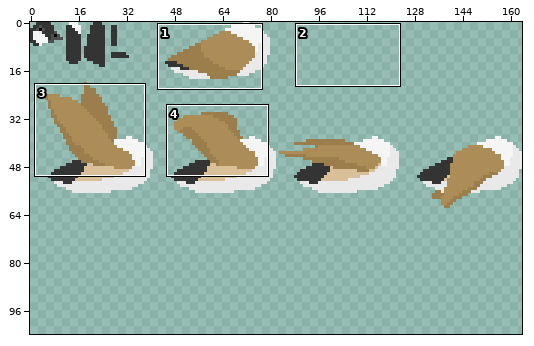
A sprite sheet gets an edit: Assets/Sprites/New Stuff/Character Related/GOOSE - Spritesheet.png. Above: a wide view before the commit, with the close-up outlined.
Close-up. Old version:
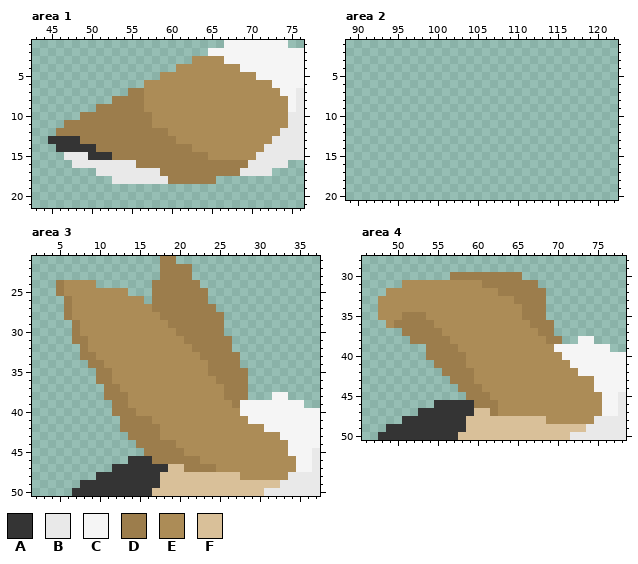
The file is 164x62 pixels. Colours within 5 levels of each other are drawn and written as one. Shown: area 1: x 43..76, y 1..21; area 2: x 89..122, y 1..20; area 3: x 2..37, y 21..50; area 4: x 46..78, y 28..50. The old version is drawn lined up with the new one, on the new canvas. The commit also changed other parts of the picture, which this record leaves out.
Palette (. is transparent): A #343434  B #e9e9e9  C #f5f5f5  D #9c7d4c  E #ac8c57  F #d9c099
Pixels before, area 1, first column x 45:
 1 ......................CCCCCCCC..
 2 ....................CCCCCCCCCCCC
 3 ..................EEEECCCCCCCCCC
 4 ................EEEEEEEECCCCCCCC
 5 ..............EEEEEEEEEEEECCCCCC
 6 ............EEEEEEEEEEEEEEEECCCC
 7 ..........DDEEEEEEEEEEEEEEEEECCB
 8 ........DDDDEEEEEEEEEEEEEEEEEECB
 9 ......DDDDDDEEEEEEEEEEEEEEEEEECB
10 ....DDDDDDDDDEEEEEEEEEEEEEEEEEBB
11 ..DDDDDDDDDDDEEEEEEEEEEEEEEEEEBB
12 .DDDDDDDDDDDDDDEEEEEEEEEEEEEEBBB
13 AAAADDDDDDDDDDDDEEEEEEEEEEEEBBBB
14 .AAAAADDDDDDDDDDDDEEEEEEEEEBBBBB
15 ..BBBAAADDDDDDDDDDDDEEEEEEBBBBBB
16 ...BBBBBBBBDDDDDDDDDDDDDDBBBBB..
17 ......BBBBBBBBDDDDDDDDDDBBBB....
18 ........BBBBBBBDDDDDD...........
Pixels before, area 3, first column x 5:
21 .............DD..................
22 .............DDDD................
23 .............DDDD................
24 DEEEE.......DDDDDD...............
25 DEEEEEEEE...DDDDDDD..............
26 .DEEEEEEEEE.DDDDDDD..............
27 .DEEEEEEEEEEDDDDDDDD.............
28 .DEEEEEEEEEEEDDDDDDDD............
29 ..DEEEEEEEEEEEDDDDDDD............
30 ..DEEEEEEEEEEEEDDDDDD............
31 ..DDEEEEEEEEEEEEDDDDDD...........
32 ...DEEEEEEEEEEEEEDDDDD...........
33 ...DDEEEEEEEEEEEEEDDDDD..........
34 ....DDEEEEEEEEEEEEEDDDD..........
35 .....DDEEEEEEEEEEEEDDDDD.........
36 .....DDEEEEEEEEEEEEEDDDD.........
37 ......DDEEEEEEEEEEEEEDDD.........
38 ......DDDEEEEEEEEEEEEDDD...CC....
39 .......DDEEEEEEEEEEEEEDCCCCCCCC..
40 .......DDDEEEEEEEEEEEEECCCCCCCCCC
41 ........DDDDEEEEEEEEEEEECCCCCCCCC
42 ........DDDDDEEEEEEEEEEEEECCCCCCC
43 .........DDDDEEEEEEEEEEEEEEECCCCC
44 ..........DDDDDEEEEEEEEEEEEEECCCC
45 ...........DDDDDEEEEEEEEEEEEECCCB
46 .........AAADDDDDDEEEEEEEEEEEECCB
47 .......AAAAAAAFFDDDDEEEEEEEEEECCB
48 .....AAAAAAAAFFFFFFFFFFEEEEEEBBBB
49 ...AAAAAAAAAAFFFFFFFFFFFFFFFBBBBB
50 ..AAAAAAAAAAFFFFFFFFFFFFFFBBBBBBB
Pixels before, area 4, first column x 48:
30 .........DDDDDDDDD.............
31 ...EEEEEEEEEEDDDDDDD...........
32 .EEEEEEEEEEEEEEDDDDDD..........
33 EEEEEEEEEEEEEEEEEDDDD..........
34 EEEEEEEEEEEEEEEEEEDDD..........
35 EEEDDDEEEEEEEEEEEEDDD..........
36 .EDDDDDEEEEEEEEEEEEDDD.........
37 ...DDDDDEEEEEEEEEEEEDD.........
38 ....DDDDDEEEEEEEEEEEEDD..CC....
39 ......DDDDEEEEEEEEEEEECCCCCCC..
40 ......DDDDDEEEEEEEEEEEECCCCCCCC
41 .......DDDDEEEEEEEEEEEEECCCCCCC
42 ........DDDDEEEEEEEEEEEEECCCCCC
43 .........DDDEEEEEEEEEEEEEEECCCC
44 ..........DDDEEEEEEEEEEEEEECCCC
45 ...........DDDEEEEEEEEEEEEEECCB
46 .......AAAAADDDEEEEEEEEEEEEECCB
47 .....AAAAAAAFFDEEEEEEEEEEEEECCB
48 ...AAAAAAAAFFFFFFFFFFEEEEEEBBBB
49 .AAAAAAAAAAFFFFFFFFFFFFFFFBBBBB
50 AAAAAAAAAAFFFFFFFFFFFFFFBBBBBBB
The result:
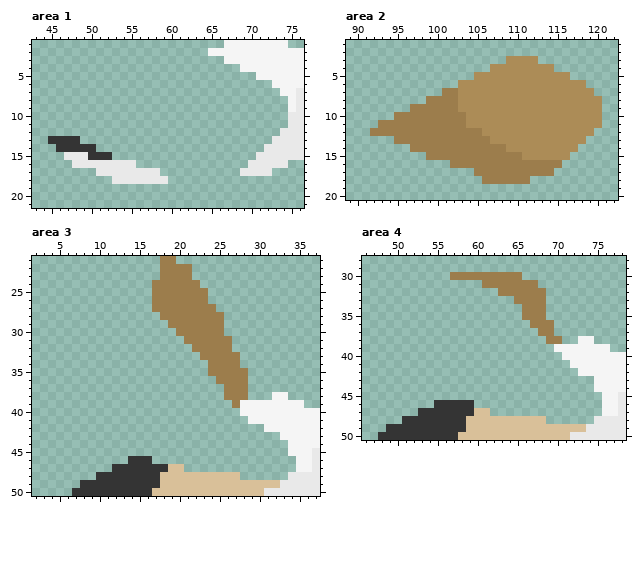
From old to new:
canvas 164x62 -> 164x104
Area 1:
y 3: x 63..66 EEEE -> ....
y 4: x 61..68 EEEEEEEE -> ........
y 5: x 59..70 EEEEEEEEEEEE -> ............
y 6: x 57..72 EEEEEEEEEEEEEEEE -> ................
y 7: x 55..73 DDEEEEEEEEEEEEEEEEE -> ...................
y 8: x 53..74 DDDDEEEEEEEEEEEEEEEEEE -> ......................
y 9: x 51..74 DDDDDDEEEEEEEEEEEEEEEEEE -> ........................
y 10: x 49..74 DDDDDDDDDEEEEEEEEEEEEEEEEE -> ..........................
y 11: x 47..74 DDDDDDDDDDDEEEEEEEEEEEEEEEEE -> ............................
y 12: x 46..73 DDDDDDDDDDDDDDEEEEEEEEEEEEEE -> ............................
y 13: x 49..72 DDDDDDDDDDDDEEEEEEEEEEEE -> ........................
y 14: x 51..71 DDDDDDDDDDDDEEEEEEEEE -> .....................
y 15: x 53..70 DDDDDDDDDDDDEEEEEE -> ..................
y 16: x 56..69 DDDDDDDDDDDDDD -> ..............
y 17: x 59..68 DDDDDDDDDD -> ..........
y 18: x 60..65 DDDDDD -> ......
Area 2:
y 3: x 109..112 .... -> EEEE
y 4: x 107..114 ........ -> EEEEEEEE
y 5: x 105..116 ............ -> EEEEEEEEEEEE
y 6: x 103..118 ................ -> EEEEEEEEEEEEEEEE
y 7: x 101..119 ................... -> DDEEEEEEEEEEEEEEEEE
y 8: x 99..120 ...................... -> DDDDEEEEEEEEEEEEEEEEEE
y 9: x 97..120 ........................ -> DDDDDDEEEEEEEEEEEEEEEEEE
y 10: x 95..120 .......................... -> DDDDDDDDDEEEEEEEEEEEEEEEEE
y 11: x 93..120 ............................ -> DDDDDDDDDDDEEEEEEEEEEEEEEEEE
y 12: x 92..119 ............................ -> DDDDDDDDDDDDDDEEEEEEEEEEEEEE
y 13: x 95..118 ........................ -> DDDDDDDDDDDDEEEEEEEEEEEE
y 14: x 97..117 ..................... -> DDDDDDDDDDDDEEEEEEEEE
y 15: x 99..116 .................. -> DDDDDDDDDDDDEEEEEE
y 16: x 102..115 .............. -> DDDDDDDDDDDDDD
y 17: x 105..114 .......... -> DDDDDDDDDD
y 18: x 106..111 ...... -> DDDDDD
Area 3:
y 24: x 5..9 DEEEE -> .....
y 25: x 5..13 DEEEEEEEE -> .........
y 26: x 6..15 DEEEEEEEEE -> ..........
y 27: x 6..16 DEEEEEEEEEE -> ...........
y 28: x 6..17 DEEEEEEEEEEE -> ............
y 29: x 7..18 DEEEEEEEEEEE -> ............
y 30: x 7..19 DEEEEEEEEEEEE -> .............
y 31: x 7..20 DDEEEEEEEEEEEE -> ..............
y 32: x 8..21 DEEEEEEEEEEEEE -> ..............
y 33: x 8..22 DDEEEEEEEEEEEEE -> ...............
y 34: x 9..23 DDEEEEEEEEEEEEE -> ...............
y 35: x 10..23 DDEEEEEEEEEEEE -> ..............
y 36: x 10..24 DDEEEEEEEEEEEEE -> ...............
y 37: x 11..25 DDEEEEEEEEEEEEE -> ...............
y 38: x 11..25 DDDEEEEEEEEEEEE -> ...............
y 39: x 12..26 DDEEEEEEEEEEEEE -> ...............
y 40: x 12..27 DDDEEEEEEEEEEEEE -> ................
y 41: x 13..28 DDDDEEEEEEEEEEEE -> ................
y 42: x 13..30 DDDDDEEEEEEEEEEEEE -> ..................
y 43: x 14..32 DDDDEEEEEEEEEEEEEEE -> ...................
y 44: x 15..33 DDDDDEEEEEEEEEEEEEE -> ...................
y 45: x 16..33 DDDDDEEEEEEEEEEEEE -> ..................
y 46: x 17..34 DDDDDDEEEEEEEEEEEE -> ..................
y 47: x 21..34 DDDDEEEEEEEEEE -> ..............
y 48: x 28..33 EEEEEE -> ......
Area 4:
y 31: x 51..60 EEEEEEEEEE -> ..........
y 32: x 49..62 EEEEEEEEEEEEEE -> ..............
y 33: x 48..64 EEEEEEEEEEEEEEEEE -> .................
y 34: x 48..65 EEEEEEEEEEEEEEEEEE -> ..................
y 35: x 48..65 EEEDDDEEEEEEEEEEEE -> ..................
y 36: x 49..66 EDDDDDEEEEEEEEEEEE -> ..................
y 37: x 51..67 DDDDDEEEEEEEEEEEE -> .................
y 38: x 52..68 DDDDDEEEEEEEEEEEE -> .................
y 39: x 54..69 DDDDEEEEEEEEEEEE -> ................
y 40: x 54..70 DDDDDEEEEEEEEEEEE -> .................
y 41: x 55..71 DDDDEEEEEEEEEEEEE -> .................
y 42: x 56..72 DDDDEEEEEEEEEEEEE -> .................
y 43: x 57..74 DDDEEEEEEEEEEEEEEE -> ..................
y 44: x 58..74 DDDEEEEEEEEEEEEEE -> .................
y 45: x 59..75 DDDEEEEEEEEEEEEEE -> .................
y 46: x 60..75 DDDEEEEEEEEEEEEE -> ................
y 47: x 62..75 DEEEEEEEEEEEEE -> ..............
y 48: x 69..74 EEEEEE -> ......
Where, in picture pixels (left, top, right, bottom), the same in both close-ups:
erased: (56, 56, 288, 184)
added: (370, 56, 602, 184)
erased: (56, 280, 296, 480)
erased: (378, 280, 602, 424)
